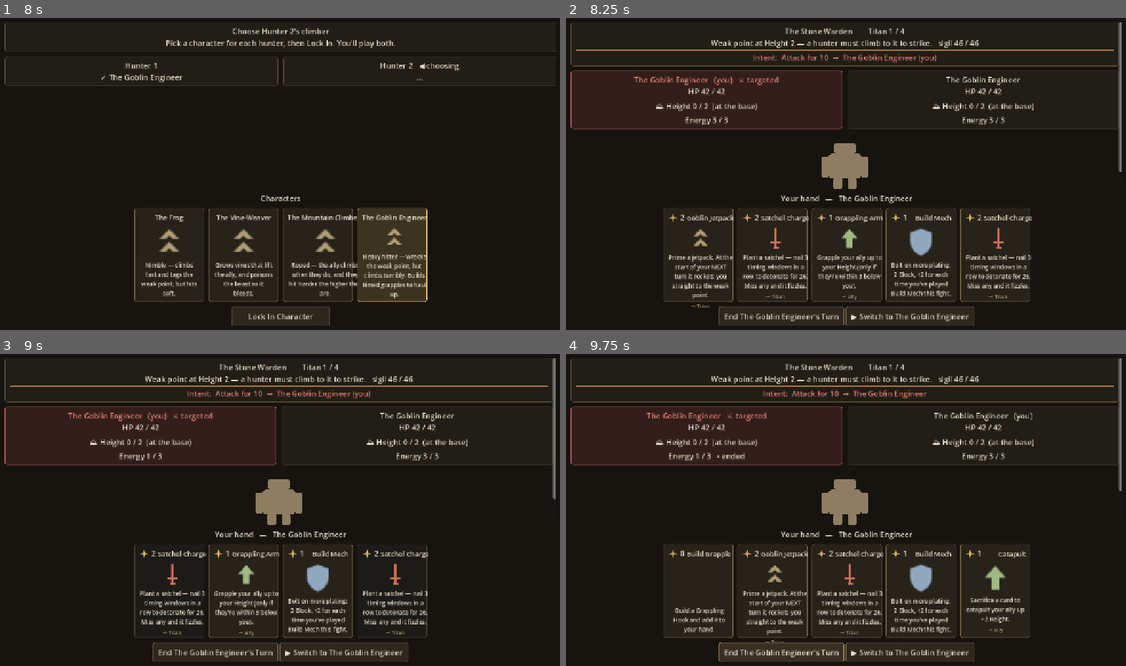
Above: before the commit, frames 1-4 (two rows, left to right).
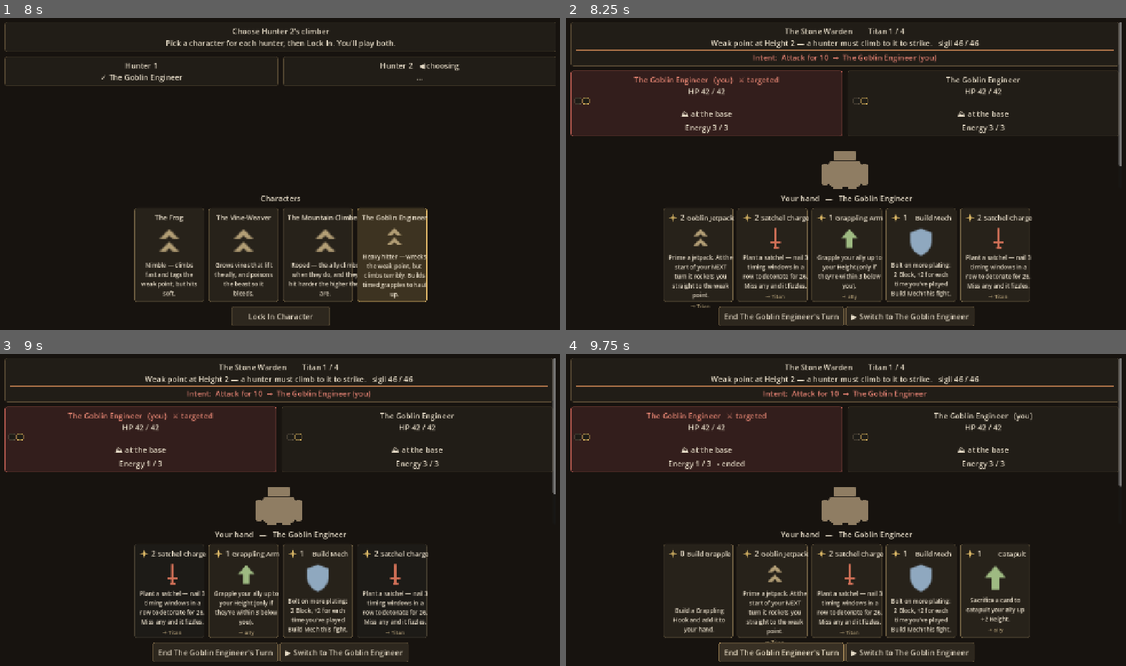
Above: after the commit, the same moments.

Repository: nbensen6/CardGame
Game: Godot game, scene res://views/menu.tscn
Two runs of this game, one before a commit and one after it. Both use one fixed random seed, a clock stepped at 60 frames per second and the inputs below.
Inputs (mouse positions are in pixels of both pictures, inside the frame that each line leads up to):
- Up to frame 1 (8 s): click "Solo (play both hunters)" at 0.5 s; click (168, 255) at 1.27 s; click (240, 255) at 2.02 s; click (319, 255) at 2.77 s; click (392, 255) at 3.52 s; click "Lock In Character" at 4.25 s; click (168, 255) at 5.02 s; click (240, 255) at 5.77 s; click (319, 255) at 6.52 s; click (392, 255) at 7.27 s
- Up to frame 2 (8.25 s): click "Lock In Character" at 8 s
- Up to frame 3 (9 s): click (134, 591) at 8.77 s
- Up to frame 4 (9.75 s): click "End The Goblin Engineer's Turn" at 9.5 s

Frame 1 is identical in both runs. In frame 2, 2.5% of the frame differs, in the area x 0-100%, y 25-55%; in frame 3, 2.5%; in frame 4, 2.6%.

Commit message:
Goblin playtest tool + climb-gate feedback + height visual + audio guide
- tools/goblin_playtest.gd: drives every goblin card through the real
  engine via Content (actual cards.json). Finding: all cards work; the
  "doesn't work" feel is the ARMORED chip — the goblin at the base deals
  ~1/4 damage (Satchel 7 vs 33 at the weak point) because he can't climb.
- combat.gd: damage log now says "(ARMORED — climb to the weak point!)"
  vs "(weak point!)" so chipped hits are obvious, not mysterious.
- combat_view.gd: replaced the "Height 3 / 6" number with a visual climb
  track — solid blocks for climbed rungs, outlined for the climb ahead,
  gold top block = weak point, blue = ledges (_climb_track/_block_style).
- design/audio-guide.md: how to source higher-quality sound (drop-in
  events, CC0 libraries like Kenney/Sonniss/Freesound, tools, layering).
- All tests pass.

Co-Authored-By: Claude Opus 4.8 <noreply@anthropic.com>

Diff:
--- a/game/core/combat.gd
+++ b/game/core/combat.gd
@@ -259,8 +259,10 @@
 		var dealt := 0
 		for _h in hit_count:
 			dealt += _damage_boss(base_damage, pi)
-		var flavour := "" if dealt <= base_damage * hit_count else " (weak point!)"
 		var times := "" if hit_count == 1 else " x%d" % hit_count
+		var flavour := ""
+		if boss.weak_point_height > 0:
+			flavour = "  (weak point!)" if sigil_reached(pi) else "  (ARMORED — climb to the weak point!)"
 		_log("%s plays %s — %d damage%s%s." % [who, card.name, dealt, times, flavour])
 	if card.strength > 0:
 		ps.strength += card.strength
--- /dev/null
+++ b/game/tools/goblin_playtest.gd
@@ -0,0 +1,124 @@
+## Headless playtest of the Goblin Engineer — plays each of his cards through the
+## REAL Combat engine using the actual data/cards.json definitions (via Content),
+## so it catches data/wiring bugs the unit tests (which use hand-built stubs) miss.
+##   Godot_v4.7.1-stable_win64_console.exe --headless --path game --script res://tools/goblin_playtest.gd
+extends SceneTree
+
+var _fails := 0
+
+func _init() -> void:
+	print("\n=== GOBLIN ENGINEER PLAYTEST (real cards via Content) ===\n")
+	_jetpack()
+	_grappling_arm()
+	_build_mech()
+	_burn_coal()
+	_catapult()
+	_meld()
+	_satchel_at_base()
+	_satchel_at_sigil()
+	_grapple_built()
+	print("\n%s" % ("ALL GOBLIN CARDS OK" if _fails == 0 else "%d ISSUE(S) FOUND" % _fails))
+	quit(_fails)
+
+
+## A started 2-player combat: goblin (slot 0, with his passive) + an ally, vs a
+## tall climbable titan (weak point 6, ledges [2,4], threshold 22). Hand is forced.
+func _mk(hand_ids: Array, ally_foot: int = 0) -> Combat:
+	var combatants := [Combatant.new("Goblin", 42), Combatant.new("Ally", 42)]
+	var boss := Content.build_boss("drowned_colossus")
+	var passives := [Content.character_passive("goblin_mech"), {}]
+	var c := Combat.new([[], []], combatants, boss, 42, 0, 0, 0, 0, passives)
+	c.start()
+	var hand: Array = []
+	for id in hand_ids:
+		hand.append(Content.make_card(String(id)))
+	c.players[0].hand = hand
+	c.players[0].energy = 6
+	c.players[1].foothold = ally_foot
+	return c
+
+
+func _report(name: String, ok: bool, detail: String) -> void:
+	print("%s  %-22s  %s" % ["PASS" if ok else "FAIL", name, detail])
+	if not ok:
+		_fails += 1
+
+
+func _jetpack() -> void:
+	var c := _mk(["goblin_jetpack", "slash"])
+	c.play_card(0, 0)
+	var primed: bool = String(c.players[0].prepared) == "jetpack"
+	c.end_turn(0)
+	c.end_turn(1)  # enemy turn, then next round -> jetpack fires
+	var at_sigil: int = c.players[0].foothold
+	_report("Goblin Jetpack", primed and at_sigil == c.boss.weak_point_height,
+		"primed=%s, next-turn Height=%d (weak point %d)" % [primed, at_sigil, c.boss.weak_point_height])
+
+
+func _grappling_arm() -> void:
+	var c := _mk(["grappling_arm", "slash"], 2)
+	c.players[0].foothold = 4
+	c.play_card(0, 0)
+	_report("Grappling Arm", c.players[1].foothold == 4,
+		"ally 2 -> %d (goblin at 4)" % c.players[1].foothold)
+
+
+func _build_mech() -> void:
+	var c := _mk(["build_mech", "build_mech"])
+	c.play_card(0, 0)
+	var b1: int = c.players[0].combatant.block
+	c.play_card(0, 0)
+	_report("Build Mech (scaling)", b1 == 2 and c.players[0].combatant.block == 6,
+		"1st=+%d, total after 2nd=%d (expect 2 then 6)" % [b1, c.players[0].combatant.block])
+
+
+func _burn_coal() -> void:
+	var c := _mk(["burn_coal", "cleave", "slash"])
+	var before: int = c.effective_cost(0, c.players[0].hand[1])  # cleave
+	c.play_card(0, 0, true, 2, 1)  # sacrifice slash(2), cheapen cleave(1)
+	var exhausted: bool = c.players[0].exhaust_pile.size() == 1
+	var cheaper: bool = c.effective_cost(0, c.players[0].hand[0]) == before - 1
+	_report("Burn Coal", exhausted and cheaper,
+		"exhausted=%d, Cleave cost %d -> %d" % [c.players[0].exhaust_pile.size(), before, c.effective_cost(0, c.players[0].hand[0])])
+
+
+func _catapult() -> void:
+	var c := _mk(["catapult", "slash"], 0)
+	c.play_card(0, 0, true, 1, -1)  # sacrifice slash(1)
+	_report("Catapult", c.players[1].foothold == 2 and c.players[0].exhaust_pile.size() == 1,
+		"ally 0 -> %d, exhausted=%d" % [c.players[1].foothold, c.players[0].exhaust_pile.size()])
+
+
+func _meld() -> void:
+	var c := _mk(["meld", "cleave", "grapple"])
+	c.play_card(0, 0, true, 1, 2)  # meld cleave + grapple
+	var fused: Card = c.players[0].hand[0] if c.players[0].hand.size() == 1 else null
+	var ok: bool = fused != null and fused.damage == 10 and fused.grip == 1 and fused.timed and fused.timed_grip == 2
+	_report("Meld", ok, "hand=%d, fused=%s" % [c.players[0].hand.size(), fused.name if fused != null else "none"])
+
+
+func _satchel_at_base() -> void:
+	var c := _mk(["satchel_charge", "slash"])  # foothold 0, titan weak point 6 -> ARMORED
+	var before: int = c.boss.hp
+	c.play_card(0, 0, true)
+	_report("Satchel @ base (armored)", before - c.boss.hp < 10,
+		"dealt %d (chip — expected small; must climb for full)" % (before - c.boss.hp))
+
+
+func _satchel_at_sigil() -> void:
+	var c := _mk(["satchel_charge", "slash"])
+	c.players[0].foothold = c.boss.weak_point_height  # at the weak point
+	var before: int = c.boss.hp
+	c.play_card(0, 0, true)  # 6 + 20 timed + 2 passive + 5 sigil = 33
+	_report("Satchel @ weak point", before - c.boss.hp == 33,
+		"dealt %d (expect 33: 6+20+2 passive+5 sigil)" % (before - c.boss.hp))
+
+
+func _grapple_built() -> void:
+	var c := _mk(["build_grapple", "slash"])
+	c.play_card(0, 0)  # builds a Grappling Hook into hand
+	var has_grapple := false
+	for card in c.players[0].hand:
+		if String(card.id) == "grapple":
+			has_grapple = true
+	_report("Build Grapple", has_grapple, "grapple in hand=%s" % has_grapple)
--- a/game/views/combat_view.gd
+++ b/game/views/combat_view.gd
@@ -627,6 +627,7 @@
 			var h := int(p.get("weak_point_height", 0))
 			if h > 0:
 				var fh := int(p.get("foothold", 0))
+				box.add_child(_climb_track(fh, h, s.get("boss", {}).get("ledges", [])))
 				if bool(p.get("reached", false)):
 					var thr := int(s.get("boss", {}).get("weak_point_threshold", 0))
 					var txt := "✦ at the weak point — strike!"
@@ -636,10 +637,9 @@
 					atwp.add_theme_color_override("font_color", Color(0.62, 0.82, 0.5))
 					box.add_child(atwp)
 				elif bool(p.get("secure", true)):  # resting on a hold
-					var where := "on a ledge" if fh > 0 else "at the base"
-					box.add_child(_mklabel("⛰ Height %d / %d  (%s)" % [fh, h, where]))
+					box.add_child(_mklabel("⛰ on a ledge" if fh > 0 else "⛰ at the base"))
 				else:  # clinging between holds — grip timer ticking
-					var climbing := _mklabel("⚠ climbing… Height %d → %d" % [fh, int(p.get("next_safe", fh))])
+					var climbing := _mklabel("⚠ climbing…")
 					climbing.add_theme_color_override("font_color", Color(0.92, 0.6, 0.42))
 					box.add_child(climbing)
 			var status := "Energy %d / %d" % [p["energy"], s["base_energy"]]
@@ -721,6 +721,42 @@
 	return header + ("\n\n" + body if not body.is_empty() else "")
 
 
+## A visual climb track: one block per Height rung to the sigil. Solid = climbed,
+## outlined = still to go; the top block is the weak point (gold), ledges are
+## marked (blue). Replaces the raw "Height 3 / 6" number.
+func _climb_track(fh: int, height: int, ledges: Array) -> Control:
+	var row := HBoxContainer.new()
+	row.add_theme_constant_override("separation", 3)
+	for i in range(1, height + 1):
+		var is_ledge := false
+		for l in ledges:
+			if int(l) == i:
+				is_ledge = true
+		var b := Panel.new()
+		b.custom_minimum_size = Vector2(15, 15)
+		b.add_theme_stylebox_override("panel", _block_style(i <= fh, i == height, is_ledge))
+		row.add_child(b)
+	return row
+
+
+func _block_style(climbed: bool, is_sigil: bool, is_ledge: bool) -> StyleBoxFlat:
+	var sb := StyleBoxFlat.new()
+	sb.set_corner_radius_all(2)
+	sb.set_border_width_all(1)
+	if climbed:  # solid — you're past this rung
+		sb.bg_color = Color(0.55, 0.80, 0.48) if is_sigil else Color(0.68, 0.50, 0.30)
+		sb.border_color = sb.bg_color.lightened(0.25)
+	else:  # outlined — still to climb
+		sb.bg_color = Color(0.12, 0.11, 0.09)
+		if is_sigil:
+			sb.border_color = Color(0.90, 0.74, 0.38)  # gold — the weak point up top
+		elif is_ledge:
+			sb.border_color = Color(0.46, 0.62, 0.78)  # blue — a rest ledge
+		else:
+			sb.border_color = Color(0.36, 0.32, 0.26)
+	return sb
+
+
 func _block_suffix(block: int) -> String:
 	return "   [%d block]" % block if block > 0 else ""
 
Not shown, added: game/tools/goblin_playtest.gd.uid
Not shown, added: design/audio-guide.md
